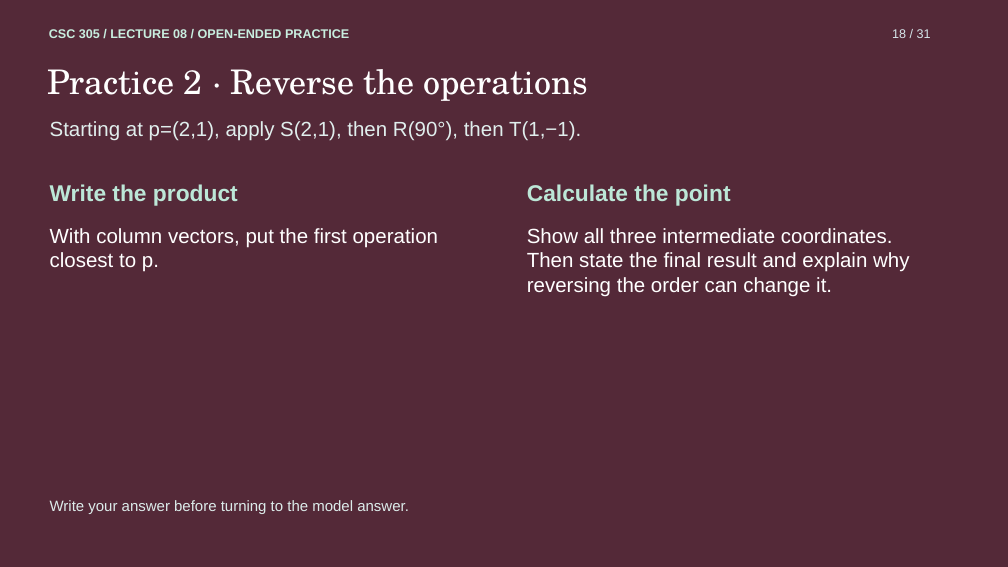
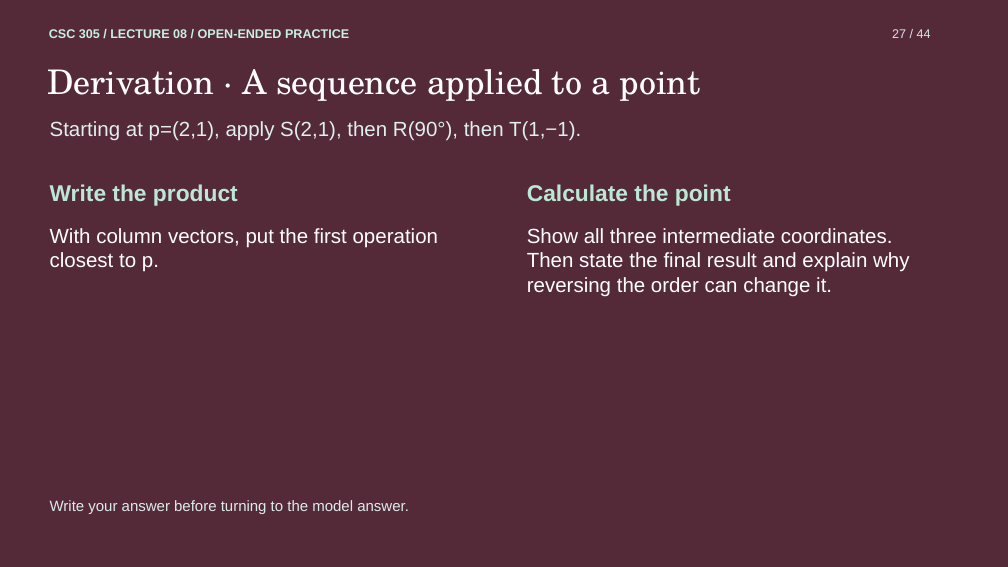
Before and after one commit to TylerLeHere/CG-Fall-2026, a slide deck: slide 27 of study/08 - 2D Transformations Study Guide.pptx (slide 18 before the commit). Drawn at 1008x567 pixels with LibreOffice and Linux fonts; fonts in the diff are those of the drawing. Boxes give left, top, right and bottom in pixels: in the first picture for what was removed or moved away, otherwise in the second. Text is boxed around its words. In the diff, an @@ line names an element or a change of style, - is before the commit and + after.

Commit message:
Expand transformation exam practice

```diff
--- a/study/08 - 2D Transformations Study Guide.pptx
+++ b/study/08 - 2D Transformations Study Guide.pptx
@@ text at (892, 29, 931, 38): text changed @@
-18 / 31
+27 / 44
@@ text at (47, 69, 701, 101): text changed @@
-Practice 2 · Reverse the operations
+Derivation · A sequence applied to a point
```
Also in this commit, not shown: 29 other slides changed, 13 slides added.
